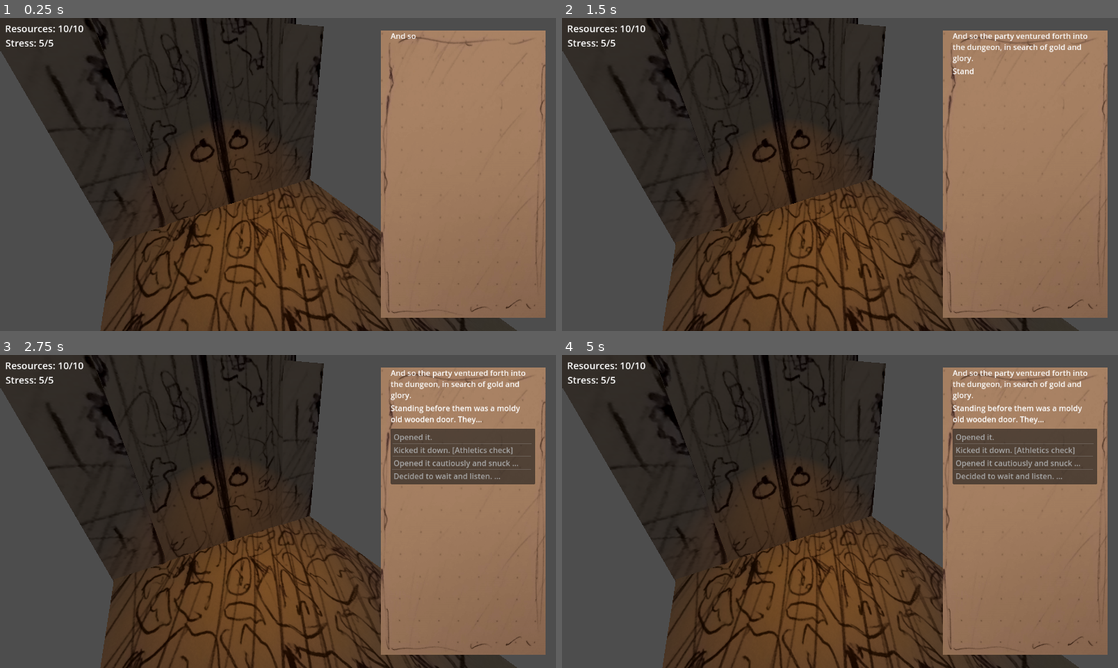
Above: before the commit, frames 1-4 (two rows, left to right).
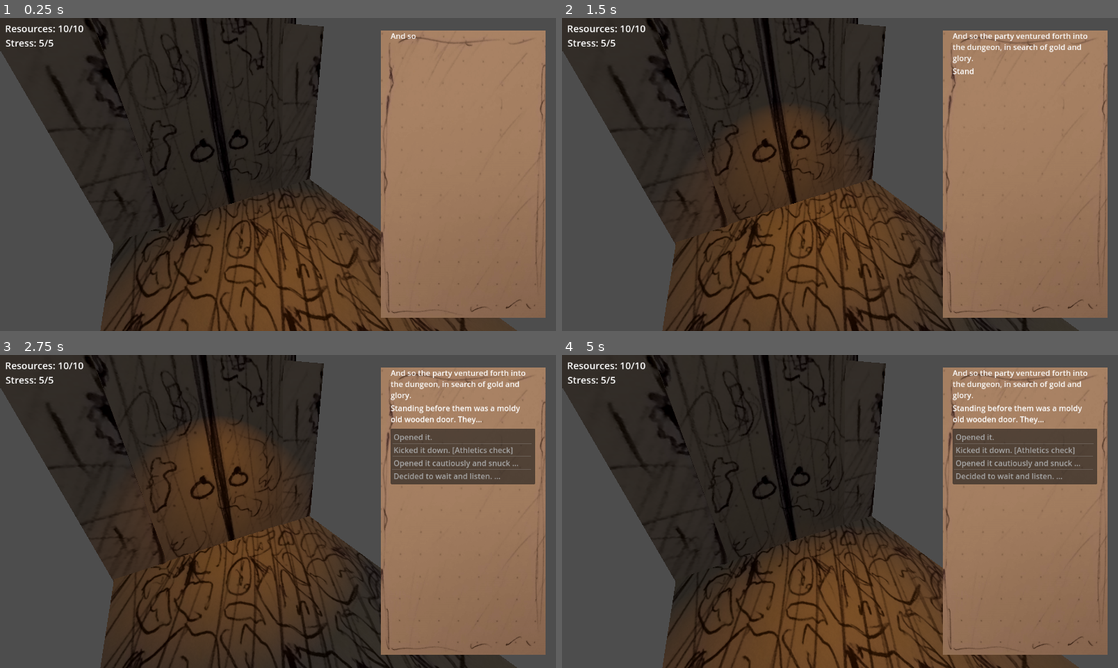
Above: after the commit, the same moments.

Repository: Jollista/Brackeys-Jam-2024.1
Game: Godot game, scene res://Dialogue/TestScene/3d_test_scene.tscn
Two runs of this game, one before a commit and one after it. Both use one fixed random seed, a clock stepped at 60 frames per second and the inputs below. The project has no main scene, so this scene is started directly.
Inputs (mouse positions are in pixels of both pictures, inside the frame that each line leads up to):
- Up to frame 1 (0.25 s): no input
- Up to frame 2 (1.5 s): move the mouse to (962, 158) at 0.52 s; click (962, 158) at 0.6 s; move the mouse to (728, 190) at 1.27 s; click (728, 190) at 1.35 s
- Up to frame 3 (2.75 s): move the mouse to (333, 442) at 2.02 s; click (333, 442) at 2.1 s
- Up to frame 4 (5 s): tap Enter at 2.75 s; move the mouse to (812, 574) at 2.77 s; click (812, 574) at 2.85 s; move the mouse to (1006, 558) at 3.52 s; click (1006, 558) at 3.6 s; tap Space at 4.25 s; move the mouse to (673, 464) at 4.27 s; click (673, 464) at 4.35 s

The runs differ from the first frame. In frame 1, 3.4% of the frame differs, in the area x 20-90%, y 37-100%; in frame 2, 0.3%; in frame 3, 9.3%, in the area x 24-73%, y 21-100%; in frame 4, 3.8%.

Commit message:
Added animation to lamp

Diff:
--- a/Dialogue/TestScene/3d_test_scene.tscn
+++ b/Dialogue/TestScene/3d_test_scene.tscn
@@ -16,6 +16,68 @@
 [sub_resource type="Environment" id="Environment_7f3yn"]
 volumetric_fog_enabled = true
 volumetric_fog_density = 0.0105
+
+[sub_resource type="Animation" id="Animation_1mkfo"]
+resource_name = "swing"
+length = 5.0
+loop_mode = 1
+tracks/0/type = "value"
+tracks/0/imported = false
+tracks/0/enabled = true
+tracks/0/path = NodePath(".:rotation")
+tracks/0/interp = 1
+tracks/0/loop_wrap = true
+tracks/0/keys = {
+"times": PackedFloat32Array(0, 2.5),
+"transitions": PackedFloat32Array(-2, -2),
+"update": 0,
+"values": [Vector3(-1.22173, 0, 0), Vector3(-1.91986, 0, 0)]
+}
+tracks/1/type = "value"
+tracks/1/imported = false
+tracks/1/enabled = true
+tracks/1/path = NodePath(".:light_energy")
+tracks/1/interp = 1
+tracks/1/loop_wrap = true
+tracks/1/keys = {
+"times": PackedFloat32Array(0, 0.5, 0.6, 2, 2.5, 3.3, 4, 4.2, 4.4, 4.5),
+"transitions": PackedFloat32Array(1, 1, 1, 1, 1, 1, 1, 1, 1, 1),
+"update": 0,
+"values": [3.494, 2.961, 3.494, 3.494, 2.961, 3.494, 2.961, 3.494, 2.961, 3.494]
+}
+
+[sub_resource type="Animation" id="Animation_645hf"]
+length = 0.001
+tracks/0/type = "value"
+tracks/0/imported = false
+tracks/0/enabled = true
+tracks/0/path = NodePath(".:rotation")
+tracks/0/interp = 1
+tracks/0/loop_wrap = true
+tracks/0/keys = {
+"times": PackedFloat32Array(0),
+"transitions": PackedFloat32Array(1),
+"update": 0,
+"values": [Vector3(-1.5708, 0, 0)]
+}
+tracks/1/type = "value"
+tracks/1/imported = false
+tracks/1/enabled = true
+tracks/1/path = NodePath(".:light_energy")
+tracks/1/interp = 1
+tracks/1/loop_wrap = true
+tracks/1/keys = {
+"times": PackedFloat32Array(0),
+"transitions": PackedFloat32Array(1),
+"update": 0,
+"values": [3.494]
+}
+
+[sub_resource type="AnimationLibrary" id="AnimationLibrary_dsd7q"]
+_data = {
+"RESET": SubResource("Animation_645hf"),
+"swing": SubResource("Animation_1mkfo")
+}
 
 [sub_resource type="StandardMaterial3D" id="StandardMaterial3D_2er4i"]
 albedo_texture = ExtResource("10_crh61")
@@ -77,12 +139,19 @@
 [node name="WorldEnvironment" type="WorldEnvironment" parent="Environment"]
 environment = SubResource("Environment_7f3yn")
 
-[node name="OmniLight3D" type="SpotLight3D" parent="Environment"]
-transform = Transform3D(1, 0, 0, 0, -4.37114e-08, 1, 0, -1, -4.37114e-08, 0, 9, 0)
+[node name="Spotlight" type="SpotLight3D" parent="Environment"]
+transform = Transform3D(1, 0, 0, 0, 0.34202, 0.939693, 0, -0.939693, 0.34202, 0, 9, 0)
 light_color = Color(1, 0.654902, 0, 1)
 light_energy = 3.494
 light_size = 0.381
 spot_range = 45.948
+
+[node name="AnimationPlayer" type="AnimationPlayer" parent="Environment/Spotlight"]
+autoplay = "swing"
+reset_on_save = false
+libraries = {
+"": SubResource("AnimationLibrary_dsd7q")
+}
 
 [node name="Door" type="MeshInstance3D" parent="Environment"]
 transform = Transform3D(-4.50412, -8.74227e-08, 2.32225e-14, 0, -4.37114e-08, -6.07701, 3.93762e-07, -0.999999, 2.65635e-07, 0, 5, 3.57842)
Not shown: 1 places in Dialogue/TestScene/3d_test_scene.tscn that only renumber resources
